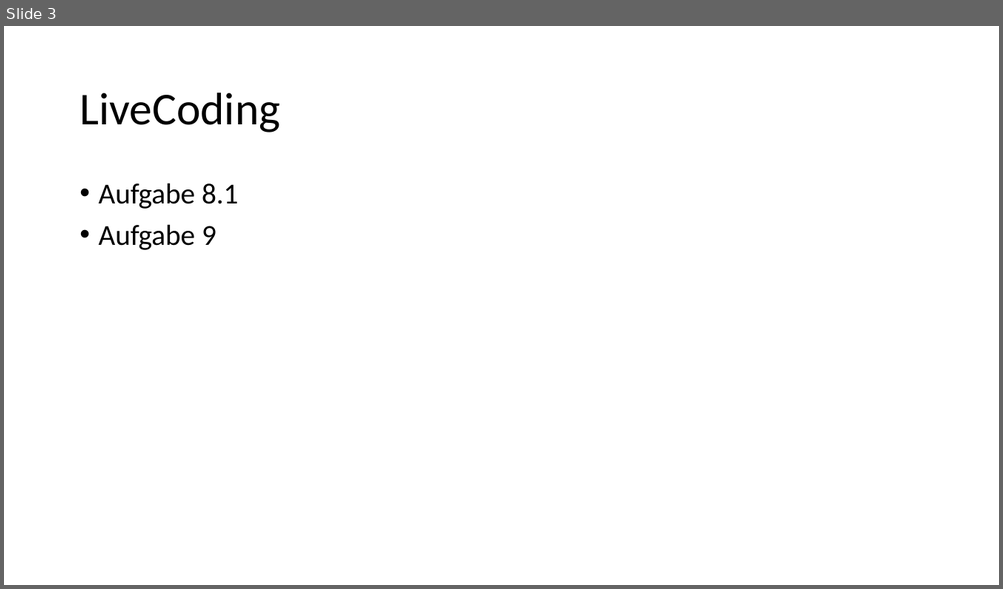
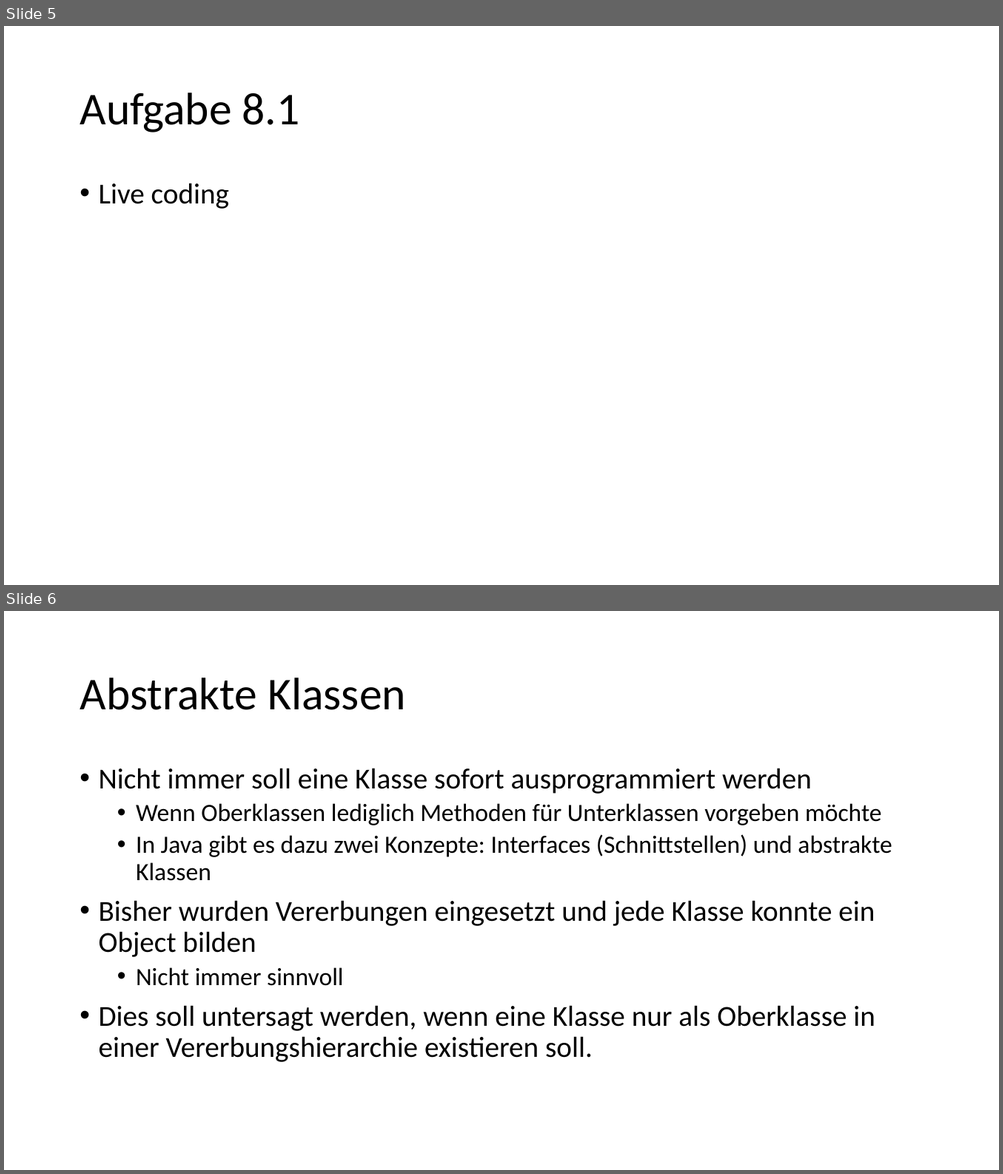
Before and after one commit to anjak610/Tutorium_MIB_1, a slide deck: Tut_Files/Tut_12.12.pptx. Shown one above the other, each under a label of ours: slide 3 before the commit, slides 5 and 6 after it. The pictures are 1003x589 and 1003x1174 pixels, drawn with LibreOffice and Linux fonts; fonts in the diff are those of the drawing. Boxes give left, top, right and bottom in pixels: in the first picture for what was removed or moved away, otherwise in the second. Text is boxed around its words. In the diff, an @@ line names an element or a change of style, - is before the commit and + after.

```diff
--- a/Tut_Files/Tut_12.12.pptx
+++ b/Tut_Files/Tut_12.12.pptx
@@ slide 6 added at (4,611,999,1170), background #FFFFFF @@
@@ title added at (79,678,406,710), 44 pt, text #000000 @@
+Abstrakte Klassen
@@ text added at (99,768,891,1062), 28 pt, text #000000 @@
+• Nicht immer soll eine Klasse sofort ausprogrammiert werden
+  • Wenn Oberklassen lediglich Methoden für Unterklassen vorgeben möchte
+  • In Java gibt es dazu zwei Konzepte: Interfaces (Schnittstellen) und abstrakte Klassen
+• Bisher wurden Vererbungen eingesetzt und jede Klasse konnte ein Object bilden
+  • Nicht immer sinnvoll
+• Dies soll untersagt werden, wenn eine Klasse nur als Oberklasse in einer Vererbungshierarchie existieren soll.
@@ what was slide 3 is now slide 5 @@
@@ slide 5 changed as well @@
@@ title at (79,93,300,133): text changed @@
-LiveCoding
+Aufgabe 8.1
@@ text at (99,183,229,209): text changed @@
-• Aufgabe 8.1
-• Aufgabe 9
+• Live coding
```
Also in this commit, not shown: 5 other slides added, 3 slides removed.
